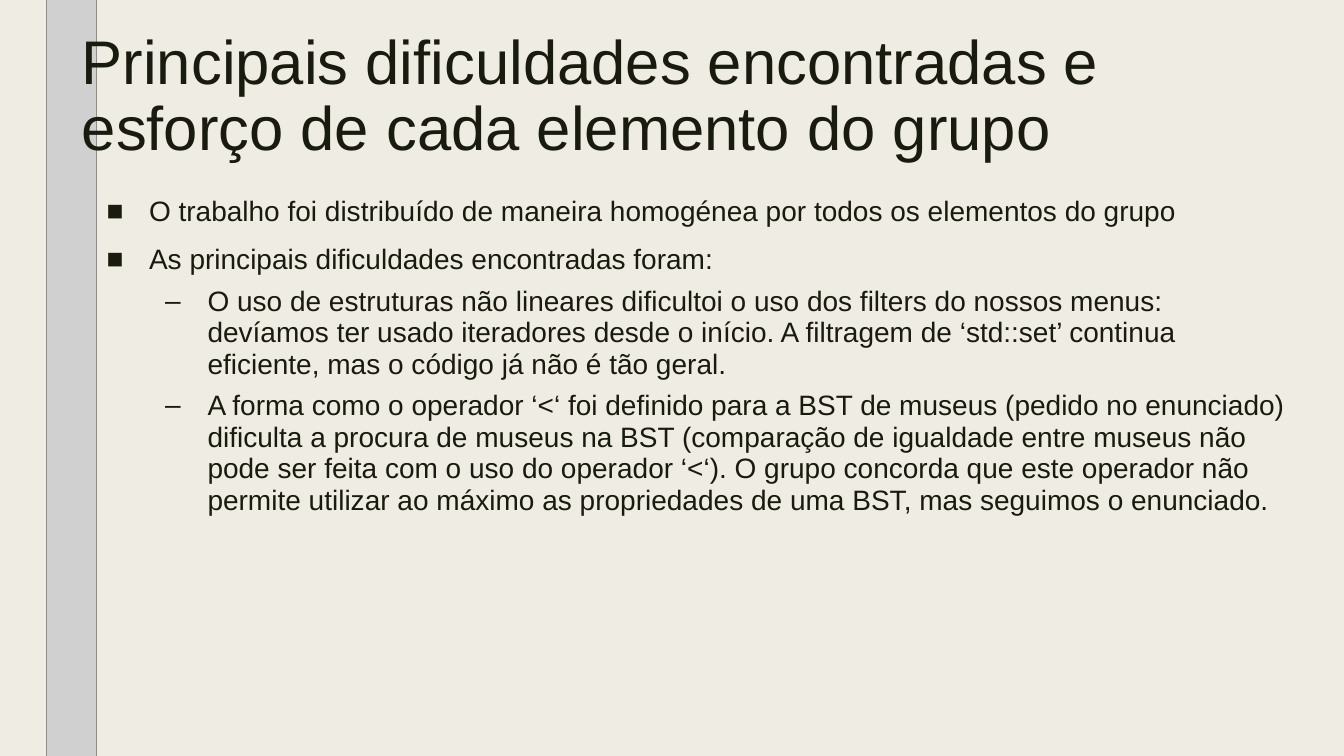
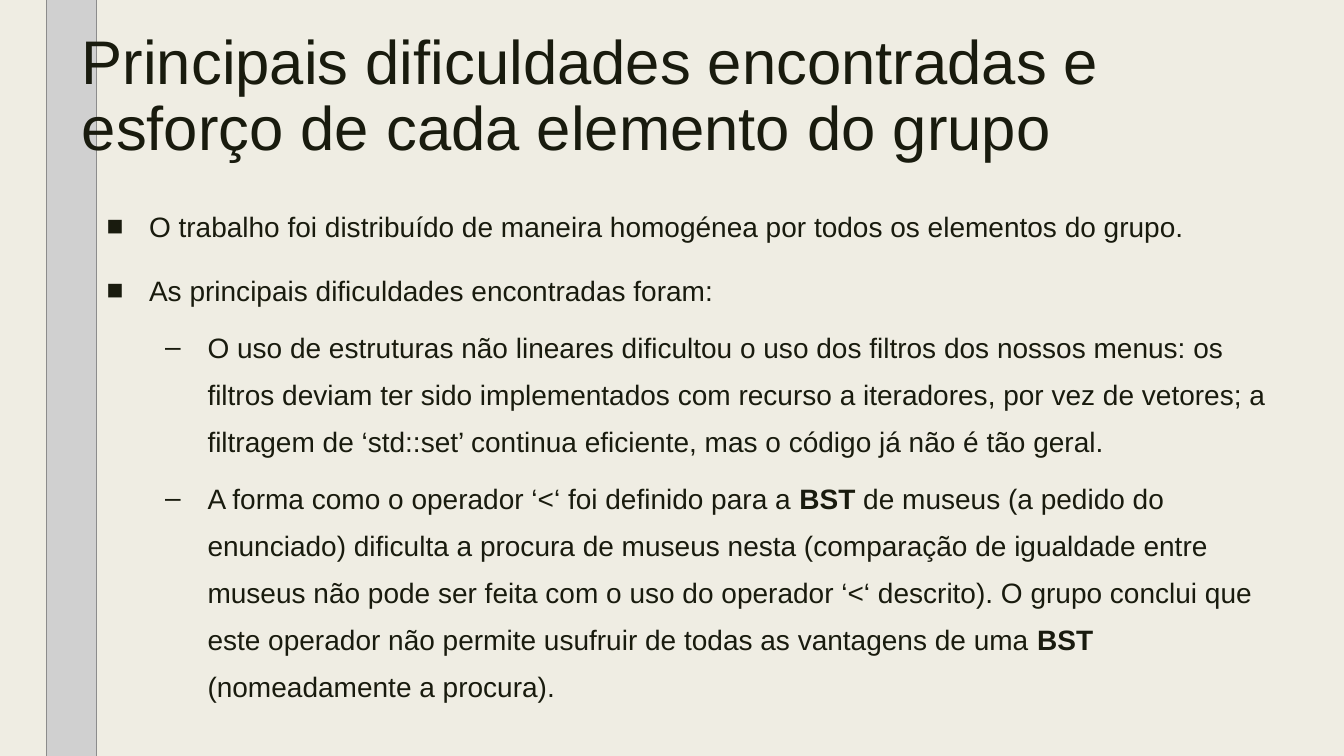
Before and after one commit to tiagodusilva/FEUP-AEDA-Proj1, a slide deck: slide 9 of AEDA_-_Cartao_Museus_de_Portugal_parte_2.pptx. Drawn at 1344x756 pixels with LibreOffice and Linux fonts; fonts in the diff are those of the drawing; grey boxes stand for pictures. Boxes give left, top, right and bottom in pixels: in the first picture for what was removed or moved away, otherwise in the second. Text is boxed around its words. In the diff, an @@ line names an element or a change of style, - is before the commit and + after.

Commit message:
Fixed power point formatting, typos and some rephrasing

```diff
--- a/AEDA_-_Cartao_Museus_de_Portugal_parte_2.pptx
+++ b/AEDA_-_Cartao_Museus_de_Portugal_parte_2.pptx
@@ text at (149, 216, 1183, 242): text changed @@
-■ O trabalho foi distribuído de maneira homogénea por todos os elementos do grupo
+■ O trabalho foi distribuído de maneira homogénea por todos os elementos do grupo.
@@ text at (149, 280, 712, 306): line spacing 0.94 to 1.4 @@
@@ text at (208, 337, 1265, 702): text changed @@
-  – O uso de estruturas não lineares dificultoi o uso dos filters do nossos menus: devíamos ter usado iteradores desde o início. A filtragem de ‘std::set’ continua eficiente, mas o código já não é tão geral.
-  – A forma como o operador ‘<‘ foi definido para a BST de museus (pedido no enunciado) dificulta a procura de museus na BST (comparação de igualdade entre museus não pode ser feita com o uso do operador ‘<‘). O grupo concorda que este operador não permite utilizar ao máximo as propriedades de uma BST, mas seguimos o enunciado.
+  – O uso de estruturas não lineares dificultou o uso dos filtros dos nossos menus: os filtros deviam ter sido implementados com recurso a iteradores, por vez de vetores; a filtragem de ‘std::set’ continua eficiente, mas o código já não é tão geral.
+  – A forma como o operador ‘<‘ foi definido para a BST de museus (a pedido do enunciado) dificulta a procura de museus nesta (comparação de igualdade entre museus não pode ser feita com o uso do operador ‘<‘ descrito). O grupo conclui que este operador não permite usufruir de todas as vantagens de uma BST (nomeadamente a procura).
```
Also in this commit, not shown: 6 other slides changed.
